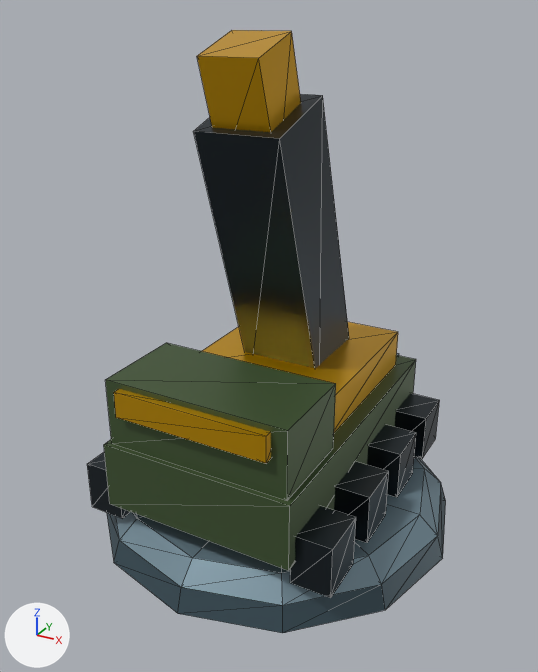
Renders of the glTF model assets/models/pieces/soviet_union_missile_lod0.glb from each side of a commit.
Rendered twice from a 50 mm lens placed at (0.633, -1.184, 0.984), pointed at (0.0, -0.033, 0.409). Lighting does not change. The marker at lower left points along +X, +Y and +Z. The first picture is the older version. Mesh edges are drawn as thin lines. Where no turn or scale is listed for an object, it has been applied to the vertices. Vertices at exactly the same position are counted once.

The first picture shows 'barrel', 'base_pedestal', 'body_hull', 'turret'.
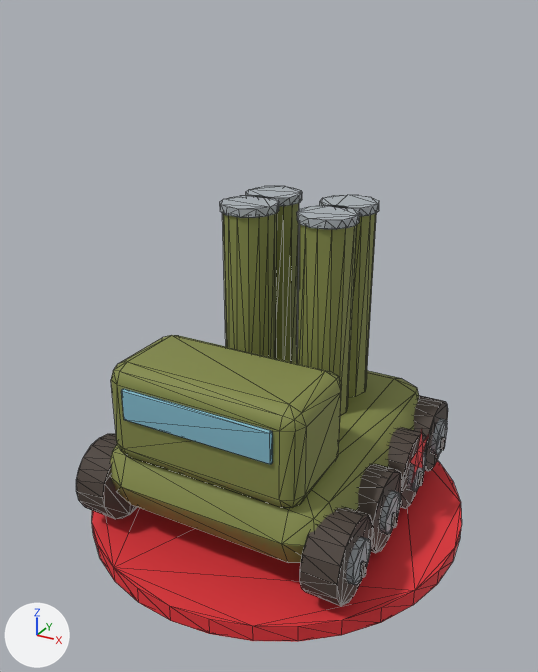
Diff of the bpy script that builds the scene:
```diff
--- a/assets/models/pieces/soviet_union_missile_lod0.glb.py
+++ b/assets/models/pieces/soviet_union_missile_lod0.glb.py
@@ mat_mat_team_ring @@
 mat_mat_team_ring = principled_material('mat_team_ring')
-mat_mat_team_ring.base_color = (0.188, 0.279, 0.332)  # greyish blue #78909c
-mat_mat_team_ring.metallic = 0.35
-mat_mat_team_ring.roughness = 0.4
+mat_mat_team_ring.base_color = (0.784, 0.0319, 0.0409)  # red #e53239
+mat_mat_team_ring.roughness = 0.72
@@ me_base_pedestal_mesh @@
-me_base_pedestal_mesh.from_pydata(...)  # 39 vertices, 84 faces; spans x -0.37..0.37, y -0.37..0.37, z 0.0..0.084
-me_base_pedestal_mesh.materials.append(mat_mat_base_pedestal)  # dark blue #455a64
+me_base_pedestal_mesh.from_pydata(...)  # 64 vertices, 124 faces; spans x -0.39..0.39, y -0.39..0.39, z 0.0..0.033
+# me_base_pedestal_mesh part 1: the whole mesh is rebuilt
 me_base_pedestal_mesh.materials.append(mat_mat_team_ring)
@@ me_body_hull_mesh @@
-me_body_hull_mesh.from_pydata(...)  # 96 vertices, 144 faces; spans x -0.258..0.258, y -0.315..0.34, z 0.084..0.39
-me_body_hull_mesh.materials.append(mat_mat_faction_primary)  # dark green #475c38
-me_body_hull_mesh.materials.append(mat_mat_faction_accent)  # yellow #e0a800
-me_body_hull_mesh.materials.append(mat_mat_neutral_metal)  # greyish blue #333c42
-me_body_hull_mesh.materials.append(mat_mat_team_ring)  # greyish blue #78909c
+me_body_hull_mesh.from_pydata(...)  # 964 vertices, 1776 faces; spans x -0.294..0.294, y -0.307..0.307, z 0.049..0.644
+# me_body_hull_mesh part 2: the loose piece of 8 vertices spanning x -0.19..0.19, y -0.31..0.31, z 0.13..0.26 is rebuilt with 44 vertices and now spans x -0.243..0.243, y -0.297..0.297, z 0.091..0.244, in mat_soviet_union___moss_khaki_green_001 (yellow #838a48)
+# me_body_hull_mesh part 3: the loose piece of 8 vertices spanning x -0.18..0.18, y -0.3..-0.12, z 0.26..0.39 is rebuilt with 56 vertices and now spans x -0.193..0.193, y -0.291..-0.094, z 0.219..0.412, in mat_soviet_union___moss_khaki_green_001 (yellow #838a48)
+# me_body_hull_mesh part 4: the loose piece of 8 vertices spanning x -0.15..0.15, y -0.315..-0.265, z 0.33..0.38 is rebuilt with 20 vertices and now spans x -0.15..0.15, y -0.298..-0.29, z 0.316..0.378, in mat_canopy_001 (cyan #7fb7c9)
+# me_body_hull_mesh part 5: 9 loose pieces with 72 vertices, spanning x -0.258..0.258, y -0.288..0.34, z 0.084..0.25, are deleted
+# me_body_hull_mesh part 6: 844 vertices added at x -0.294..0.294, y -0.307..0.307, z 0.049..0.644
+me_body_hull_mesh.materials.append(mat_soviet_union___moss_khaki_green_001)  # yellow #838a48
+me_body_hull_mesh.materials.append(mat_dark_parts_001)  # brown #4a3f38
+me_body_hull_mesh.materials.append(mat_metal_001)  # grey #a9b0b5
+me_body_hull_mesh.materials.append(mat_canopy_001)  # cyan #7fb7c9
+me_body_hull_mesh.materials.append(mat_red_001)  # red #e53239
@@ ob_turret @@
-ob_turret = bpy.data.objects.new('turret', me_turret_mesh)
@@ ob_barrel @@
-ob_barrel = bpy.data.objects.new('barrel', me_barrel_mesh)
```

Boxes (x1, y1, x2, y2) around the edits, measured in the pictures (538 x 672 px):
'body_hull', recoloured, surface changed, reshaped (64% taller)
    before: (87, 343, 440, 598)
    after: (76, 186, 448, 606)
'barrel', deleted
    before: (194, 30, 349, 369)
    faces in mat_mat_neutral_metal (greyish blue #333c42): (194, 94, 349, 369)
    faces in mat_mat_faction_accent (yellow #e0a800): (197, 30, 301, 132)
'base_pedestal', recoloured, surface changed, reshaped (9% wider)
    before: (107, 457, 446, 633)
    after: (92, 460, 462, 642)
'turret', deleted
    before: (202, 322, 398, 433)
part 2 of me_body_hull_mesh, rebuilt (11% shorter)
    before: (104, 355, 416, 571)
    after: (110, 371, 419, 563)
part 3 of me_body_hull_mesh, rebuilt (9% taller)
    before: (105, 343, 336, 501)
    after: (111, 335, 342, 508)
part 4 of me_body_hull_mesh, rebuilt
    before: (114, 389, 271, 463)
    after: (121, 389, 273, 464)
part 5 of me_body_hull_mesh, deleted
    before: (87, 353, 440, 598)
part 6 of me_body_hull_mesh, added
    after: (76, 186, 448, 606)
